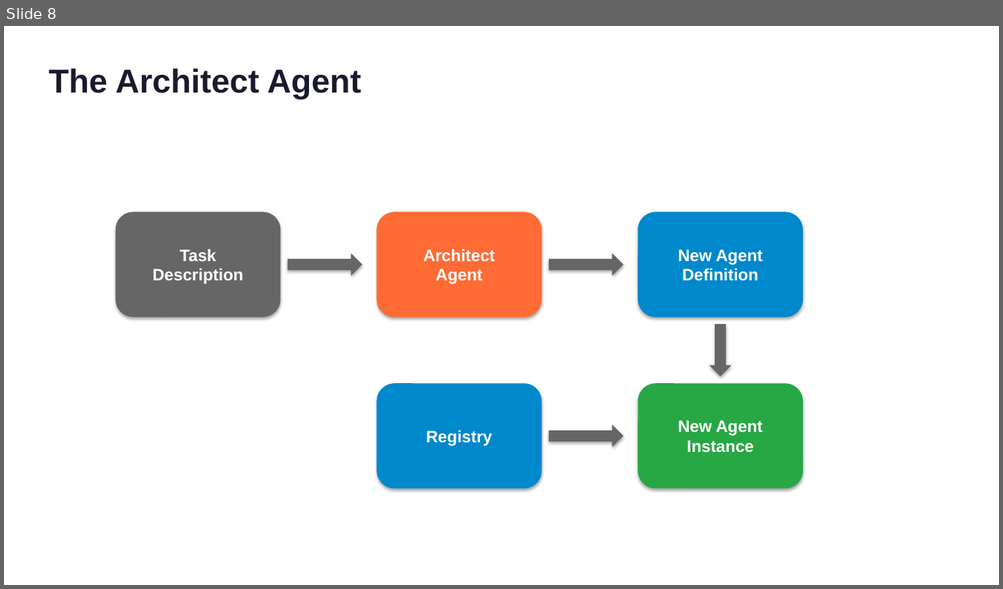
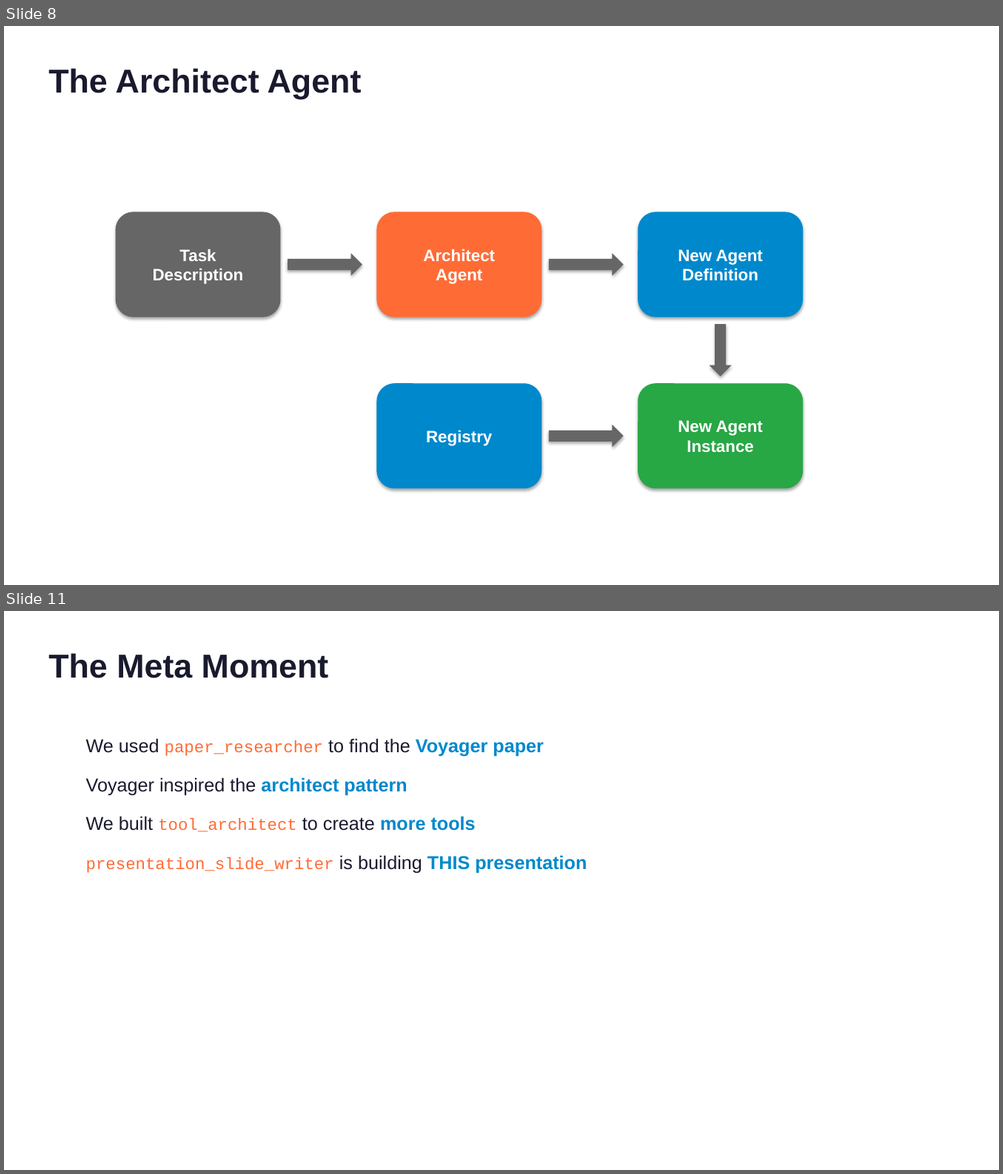
Before and after one commit to RPirruccio/lightning-agents, a slide deck: presentation/output/lightning-agents.pptx. Shown one above the other, each under a label of ours: slide 8 before the commit, slides 8 and 11 after it; the slides between them are not shown. The pictures are 1003x589 and 1003x1174 pixels, drawn with LibreOffice and Linux fonts; fonts in the diff are those of the drawing. Boxes give left, top, right and bottom in pixels: in the first picture for what was removed or moved away, otherwise in the second. Text is boxed around its words. In the diff, an @@ line names an element or a change of style, - is before the commit and + after.

```diff
--- a/presentation/output/lightning-agents.pptx
+++ b/presentation/output/lightning-agents.pptx
@@ slide 11 added at box(4, 611, 999, 1170), background #FFFFFF @@
@@ text added at box(48, 653, 329, 678), 32 pt, text #1A1A2E, bold @@
+The Meta Moment
@@ text added at box(86, 738, 586, 873), 18 pt, text #1A1A2E @@
+We used paper_researcher to find the Voyager paper
+Voyager inspired the architect pattern
+We built tool_architect to create more tools
+presentation_slide_writer is building THIS presentation
```
Also in this commit, not shown: 2 slides changed, 3 other slides added, 4 slides removed, 18 other files.
